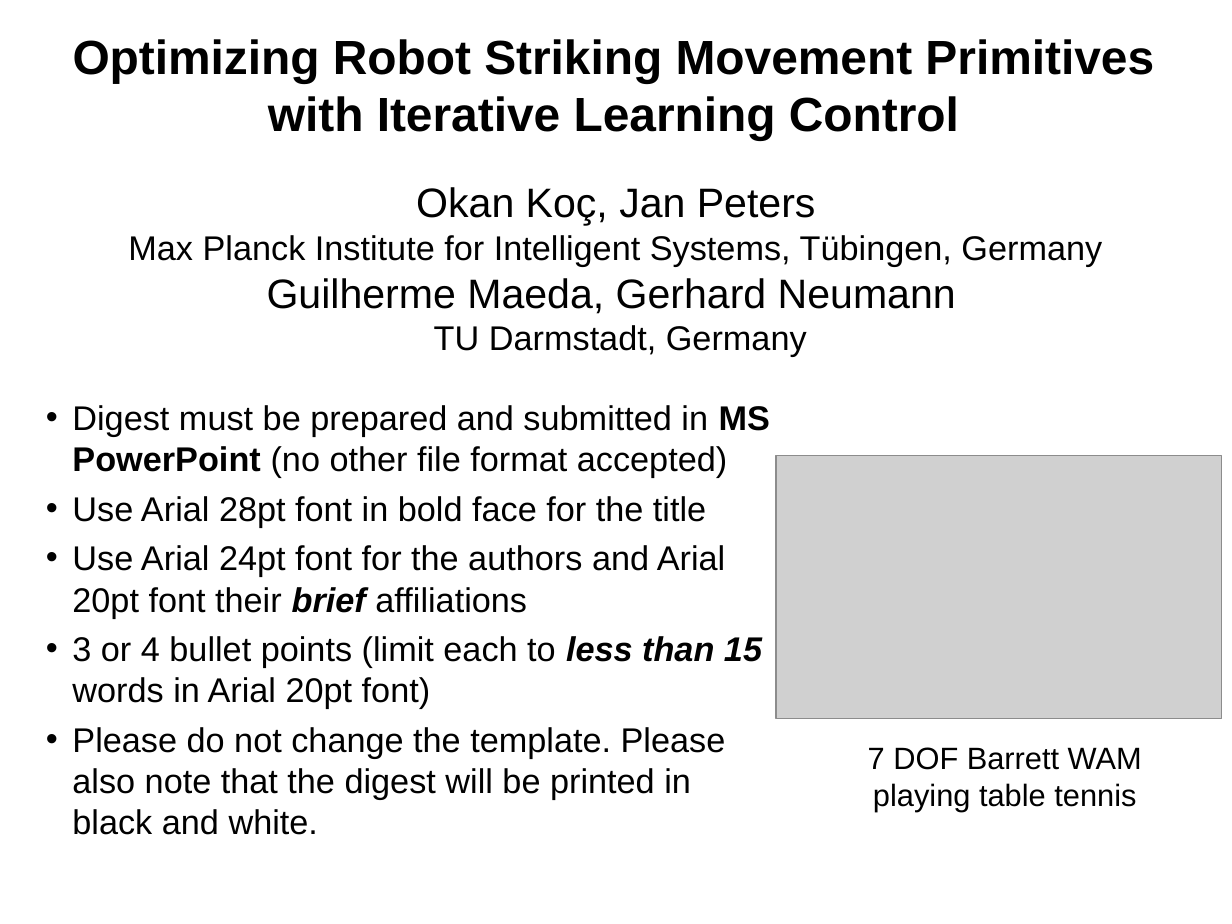
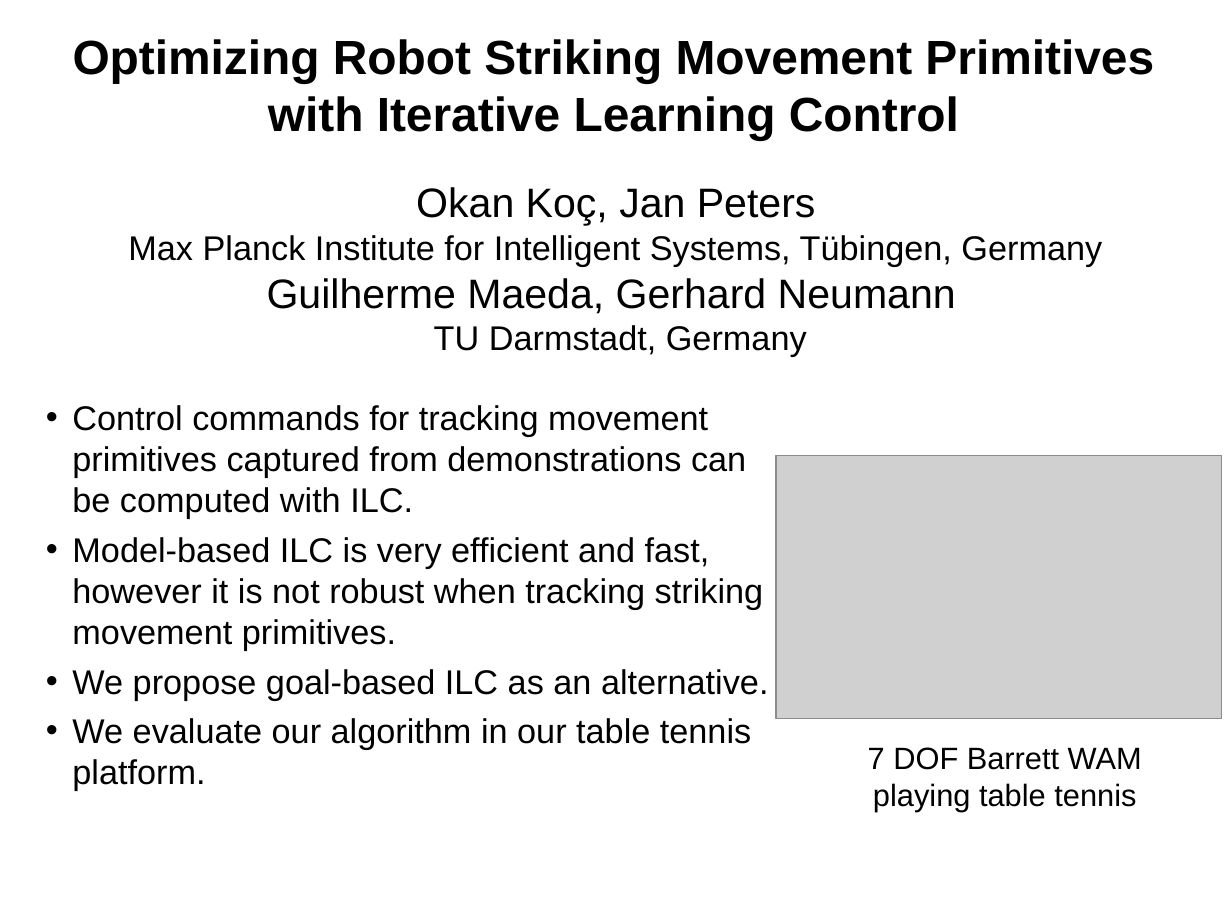
Before and after one commit to RobotLearning/traj-gen-and-tracking, a slide deck: slide 1 of articles/ILCwithDMP/humanoids15/okan_humanoids15_digest.odp. Drawn at 1232x924 pixels with LibreOffice and Linux fonts; fonts in the diff are those of the drawing; grey boxes stand for pictures. Boxes give left, top, right and bottom in pixels: in the first picture for what was removed or moved away, otherwise in the second. Text is boxed around its words. In the diff, an @@ line names an element or a change of style, - is before the commit and + after.

```diff
--- a/articles/ILCwithDMP/humanoids15/okan_humanoids15_digest.odp
+++ b/articles/ILCwithDMP/humanoids15/okan_humanoids15_digest.odp
@@ text at [72,405,768,791]: text changed @@
-• Digest must be prepared and submitted in MS PowerPoint (no other file format accepted)
-• Use Arial 28pt font in bold face for the title
-• Use Arial 24pt font for the authors and Arial 20pt font their brief affiliations
-• 3 or 4 bullet points (limit each to less than 15 words in Arial 20pt font)
-• Please do not change the template. Please also note that the digest will be printed in black and white.
+• Control commands for tracking movement primitives captured from demonstrations can be computed with ILC.
+• Model-based ILC is very efficient and fast, however it is not robust when tracking striking movement primitives.
+• We propose goal-based ILC as an alternative.
+• We evaluate our algorithm in our table tennis platform.
```
Also in this commit, not shown: 32 other files.
